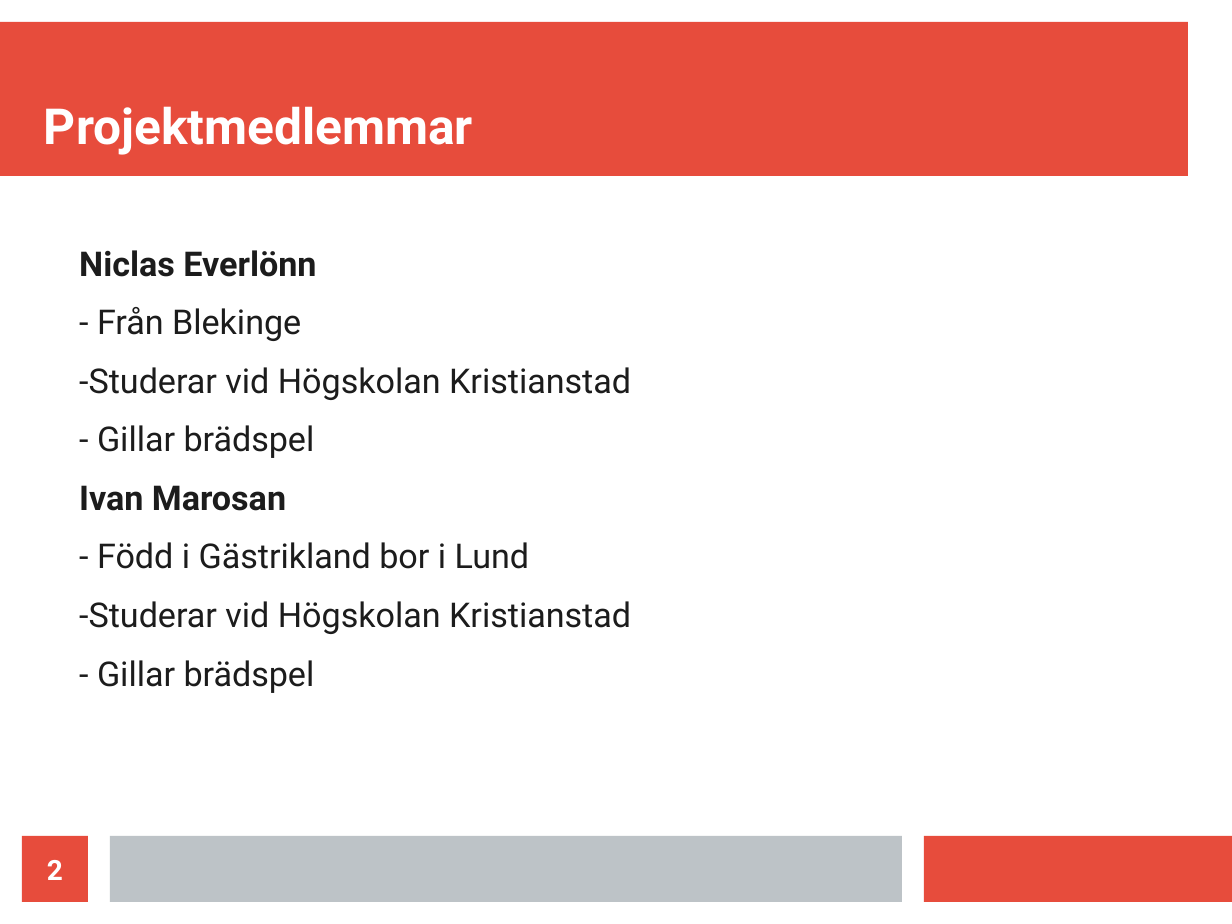
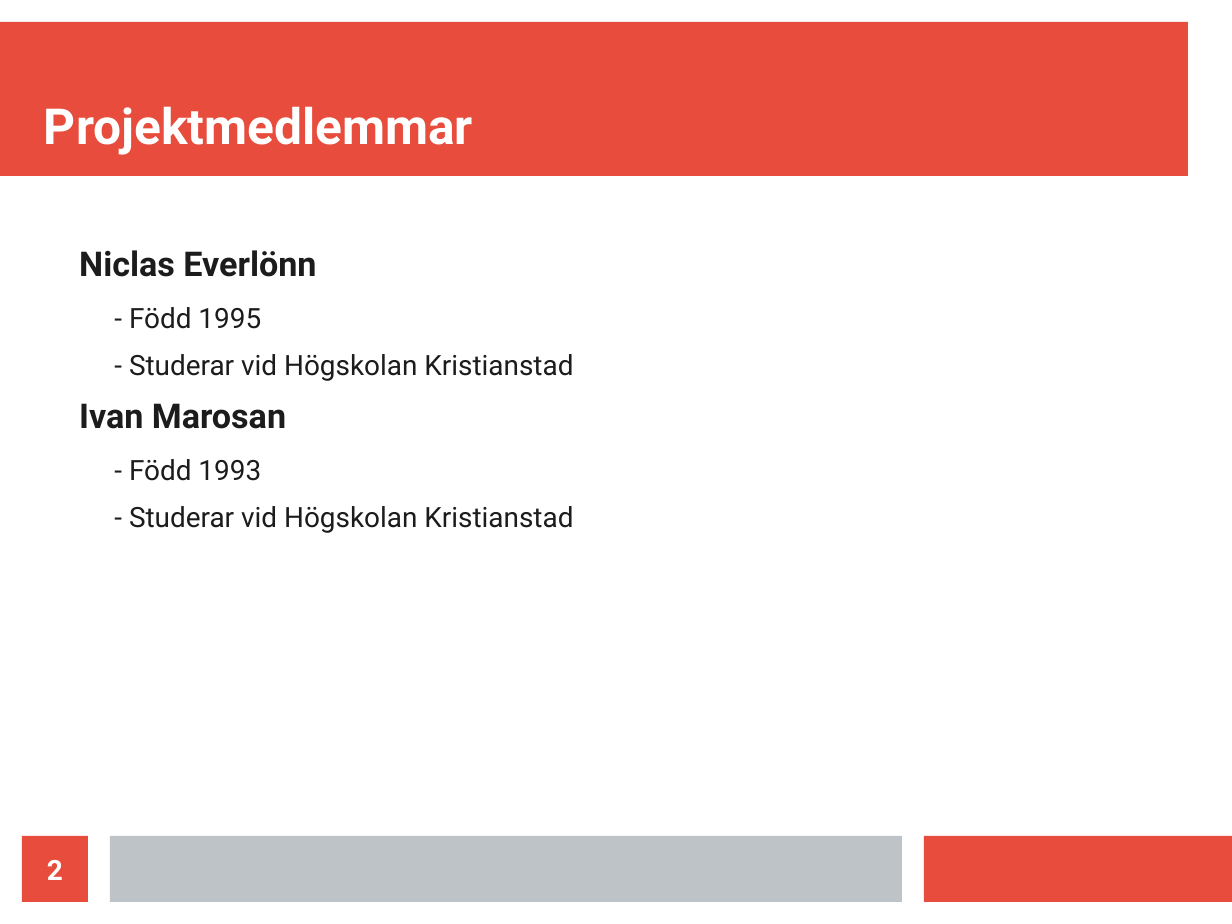
Before and after one commit to Nastynick/NewProject, a slide deck: slide 2 of Project2/Resources/Powerpoint project2.odp. Drawn at 1232x924 pixels with LibreOffice and Linux fonts; fonts in the diff are those of the drawing. Boxes give left, top, right and bottom in pixels: in the first picture for what was removed or moved away, otherwise in the second. Text is boxed around its words. In the diff, an @@ line names an element or a change of style, - is before the commit and + after.

```diff
--- a/Project2/Resources/Powerpoint project2.odp
+++ b/Project2/Resources/Powerpoint project2.odp
@@ text at [129,307,573,381]: text changed; size 22 to 18 pt @@
-  - Från Blekinge
-  -Studerar vid Högskolan Kristianstad
-  - Gillar brädspel
+    - Född 1995
+    - Studerar vid Högskolan Kristianstad
@@ text at [129,459,573,533]: text changed; size 22 to 18 pt @@
-  - Född i Gästrikland bor i Lund
-  -Studerar vid Högskolan Kristianstad
-  - Gillar brädspel
+    - Född 1993
+    - Studerar vid Högskolan Kristianstad
```
Also in this commit, not shown: 5 other slides changed, 1 slide removed, 8 other files.
